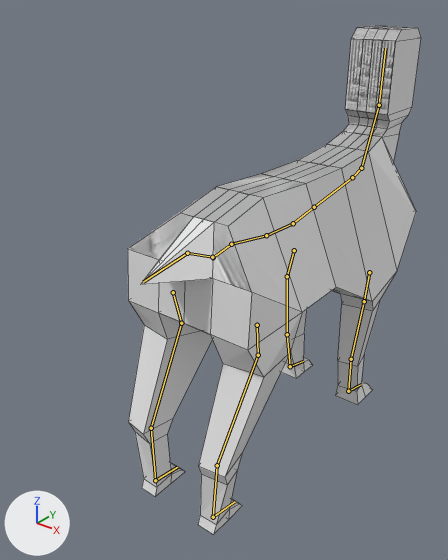
An edit to the Blender file BlenderTutorial/dog.blend, drawn before and after from the same camera.
The view is the same before and after, from a 50 mm lens placed at (1.012, -1.689, 1.491), pointed at (-0.147, -0.24, 0.593). Every picture has the same lights, and +X, +Y and +Z are marked at lower left. The first picture is the older version. The bones that bend it are drawn over the model as lines. Mesh edges are drawn as thin lines.

Names of what the first picture shows: 'DogMesh'.
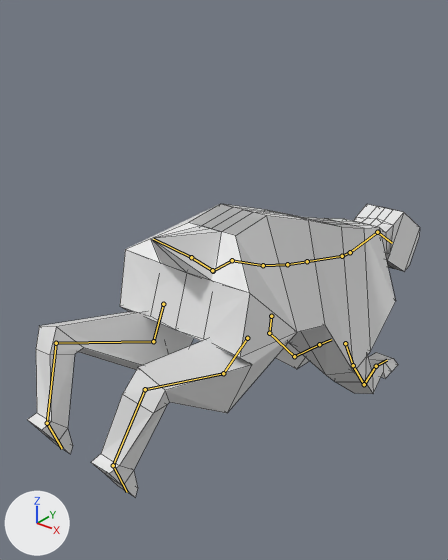
The newer file adds an action. The first version stands in its rest pose; the second is drawn at frame 2 of the action 'dogLeapAttackEnd'.

Location of each change, [x1, y1, x2, y2] in pixels of the pictures (448 x 560 px):
'DogMesh', posed (34% wider, 42% shorter): before [128, 26, 421, 534]; after [27, 204, 420, 497]
bone 'spine.004', root to tip: before (213, 257) to (231, 244); after (213, 271) to (232, 260)
bone 'spine.003', root to tip: before (212, 257) to (187, 253); after (212, 270) to (191, 257)
bone 'spine.002', root to tip: before (187, 253) to (143, 282); after (191, 257) to (153, 239)
bone 'spine.005', root to tip: before (231, 244) to (266, 235); after (232, 260) to (263, 265)
bone 'spine.006', root to tip: before (266, 235) to (293, 223); after (263, 265) to (287, 264)
bone 'spine.007', root to tip: before (293, 223) to (314, 207); after (287, 264) to (307, 261)
bone 'spine.009', root to tip: before (352, 177) to (361, 168); after (342, 256) to (350, 252)
bone 'spine.010', root to tip: before (361, 168) to (379, 105); after (350, 252) to (377, 232)
bone 'spine.011', root to tip: before (379, 105) to (385, 48); after (377, 232) to (392, 243)

What the commit changed:
Bone 'root' (bone_root) moves from (0.0, 0.0, 0.0) to (0.0, 0.041, 0.0).
Bone 'spine.004' (bone_spine_004) turns from (0, 0, 0) to (-7, 0, 2) degrees about its own x, y and z.
Bone 'spine.003' (bone_spine_003) turns from (0, 0, 0) to (-7, 0, 0) degrees about its own x, y and z.
Bone 'spine.002' (bone_spine_002) turns from (0, 0, 0) to (28, 0, 0) degrees about its own x, y and z.
Bone 'spine.005' (bone_spine_005) turns from (0, 0, 0) to (8, 0, 0) degrees about its own x, y and z.
Bone 'spine.006' (bone_spine_006) turns from (0, 0, 0) to (1, 0, 0) degrees about its own x, y and z.
Bone 'spine.007' (bone_spine_007) turns from (0, 0, 0) to (-7, 0, 0) degrees about its own x, y and z.
Bone 'spine.009' (bone_spine_009) turns from (0, 0, 0) to (-1, 0, 0) degrees about its own x, y and z.
Bone 'spine.010' (bone_spine_010) turns from (0, 0, 0) to (-37, 0, 0) degrees about its own x, y and z.
Bone 'spine.011' (bone_spine_011) turns from (0, 0, 0) to (-60, 0, 0) degrees about its own x, y and z.
Bone 'ik.controller.backlegs.L' (bone_ik_controller_backlegs_l) moves from (0.0, 0.0, 0.0) to (0.027, -0.451, -0.414).
Bone 'ik.controller.backlegs.L' (bone_ik_controller_backlegs_l) turns from (0, 0, 0) to (61, -1, 3) degrees about its own x, y and z.
Bone 'ik.target.backlegs.L' (bone_ik_target_backlegs_l) moves from (0.0, 0.0, 0.0) to (-0.064, 0.337, 0.533).
Bone 'ik.controller.backlegs.R' (bone_ik_controller_backlegs_r) moves from (0.0, 0.0, 0.0) to (-0.027, -0.451, -0.414).
Bone 'ik.controller.backlegs.R' (bone_ik_controller_backlegs_r) turns from (0, 0, 0) to (61, 1, -3) degrees about its own x, y and z.
Bone 'ik.target.backlegs.R' (bone_ik_target_backlegs_r) moves from (0.0, 0.0, 0.0) to (0.064, 0.337, 0.533).
Bone 'ik.controller.frontlegs.L' (bone_ik_controller_frontlegs_l) moves from (0.0, 0.0, 0.0) to (0.001, 0.225, -0.093).
Bone 'ik.controller.frontlegs.L' (bone_ik_controller_frontlegs_l) turns from (0, 0, 0) to (-1, 0, 0) degrees about its own x, y and z.
Bone 'ik.target.frontlegs.L' (bone_ik_target_frontlegs_l) moves from (0.0, 0.0, 0.0) to (-0.011, 0.005, 0.229).
Bone 'ik.controller.frontlegs.R' (bone_ik_controller_frontlegs_r) moves from (0.0, 0.0, 0.0) to (-0.001, 0.225, -0.093).
Bone 'ik.controller.frontlegs.R' (bone_ik_controller_frontlegs_r) turns from (0, 0, 0) to (-1, 0, 0) degrees about its own x, y and z.
Bone 'ik.target.frontlegs.R' (bone_ik_target_frontlegs_r) moves from (0.0, 0.0, 0.0) to (0.011, 0.005, 0.229).
